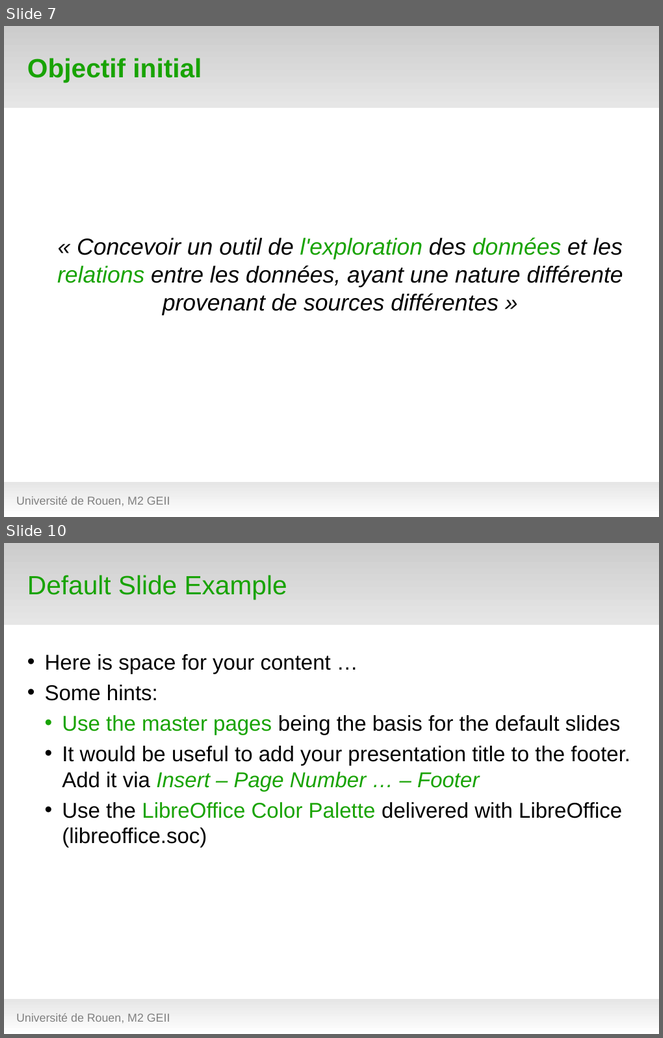
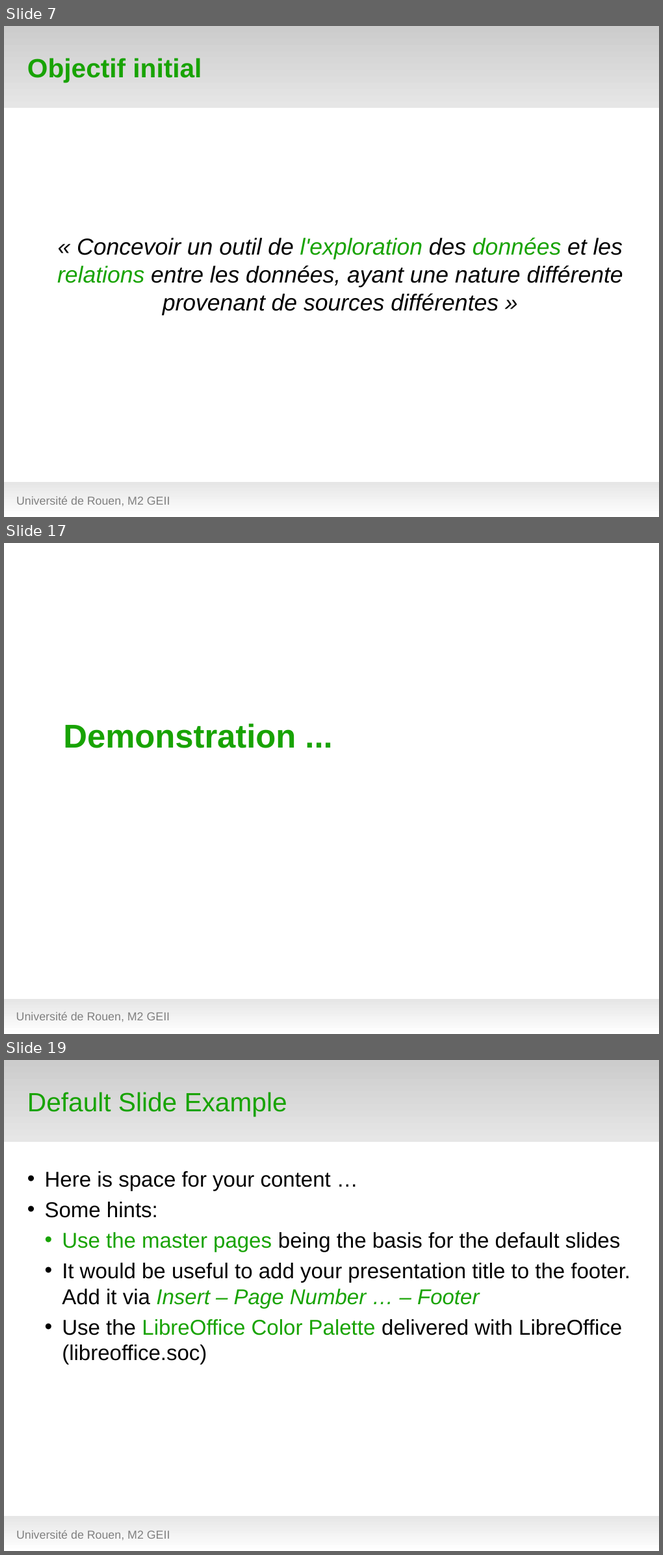
Before and after one commit to hanzenok/dataexp, a slide deck: presentation/test_green5.odp. Shown one above the other, each under a label of ours: slides 7 and 10 before the commit, slides 7, 17 and 19 after it; the slides between them are not shown. The pictures are 663x1038 and 663x1555 pixels, drawn with LibreOffice and Linux fonts; fonts in the diff are those of the drawing; background and template pictures are left out. Boxes give left, top, right and bottom in pixels: in the first picture for what was removed or moved away, otherwise in the second. Text is boxed around its words. In the diff, an @@ line names an element or a change of style, - is before the commit and + after.

```diff
--- a/presentation/test_green5.odp
+++ b/presentation/test_green5.odp
@@ slide 17 added at (x1=4, y1=543, x2=659, y2=1034), background #FFFFFF; not listed: 1 template element that a slide beside it also shows @@
@@ title added at (x1=63, y1=724, x2=296, y2=748), 40 pt, text #18A303, bold @@
+Demonstration ...
@@ text added at (x1=16, y1=1012, x2=170, y2=1022), 14 pt, text #808080 @@
+Université de Rouen, M2 GEII
@@ what was slide 10 is now slide 19 @@
```
Also in this commit, not shown: 2 slides changed, 9 other slides added, 1 slide removed, 13 other files.
